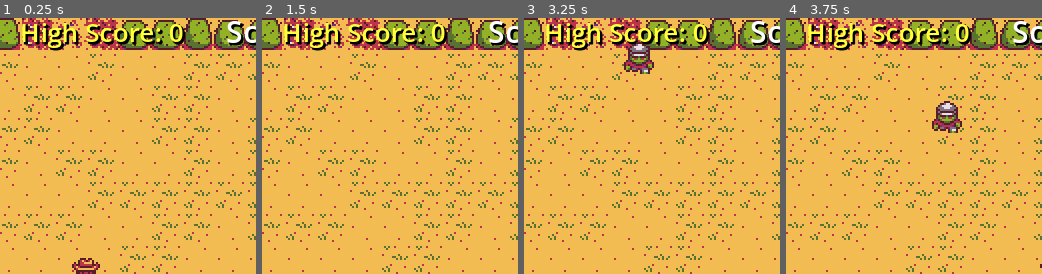
Above: before the commit, frames 1-4 (left to right).
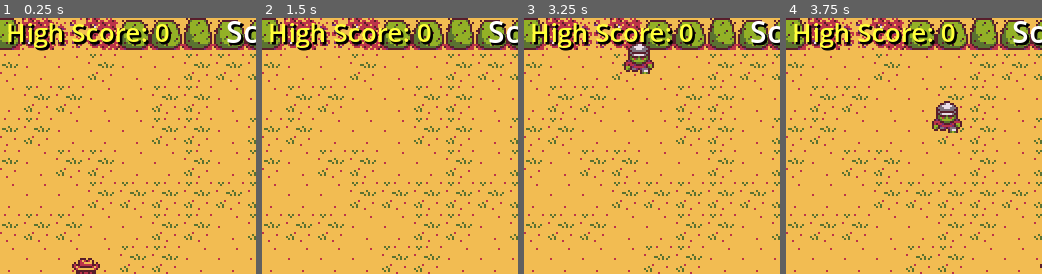
Above: after the commit, the same moments.

Repository: dompsz/JOTPK
Game: Godot game, scene res://scenes/main.tscn
Same seed, same stepped clock (60 frames per second), same inputs: the game is played once before the commit and once after it.
Inputs:
- Up to frame 1 (0.25 s): no input
- Up to frame 2 (1.5 s): tap Enter at 0.5 s; hold D (MoveRight) 0.53-1.28 s; hold S (MoveDown) from 1.28 s (still down)
- Up to frame 3 (3.25 s): release S (MoveDown) at 2.03 s; hold D (MoveRight) 2.03-2.78 s; hold W (MoveUp) from 2.78 s (still down)
- Up to frame 4 (3.75 s): release W (MoveUp) at 3.53 s; hold A (MoveLeft) from 3.53 s (still down)
The pictures show only the part of the screen within x 33-83%, y 0-50%; the shares and areas given below are measured in that part.

The runs differ from the first frame. In frame 1, 4.1% of the frame differs, in the area x 3-73%, y 1-13%; in frame 2, 4.1%; in frame 3, 4.1%; in frame 4, 4.1%.

Commit message:
minor changes

Diff:
--- a/scenes/main.tscn
+++ b/scenes/main.tscn
@@ -123,7 +123,7 @@
 anchor_bottom = -0.025
 offset_left = -47.48
 offset_top = -1.0
-offset_right = 63.52
+offset_right = 49.52
 offset_bottom = 17.0
 theme_override_colors/font_color = Color(1, 1, 0.227451, 1)
 theme_override_colors/font_shadow_color = Color(0, 0, 0, 1)
--- a/scripts/spawners_controller.gd
+++ b/scripts/spawners_controller.gd
@@ -16,7 +16,7 @@
 @onready var main = $".."
 
 var timer_cooldown = 2.5
-var timer_min = 0.75
+var timer_min = 0.7
 var timer_decrease_speed = 0.05
 
 func _ready():
